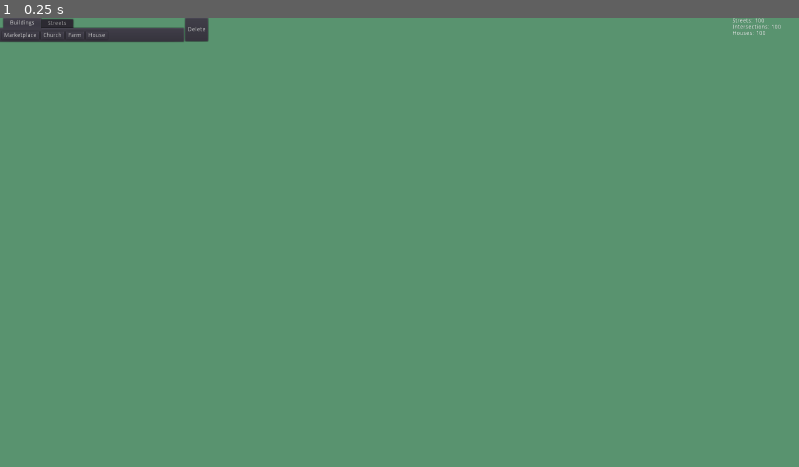
Above: before the commit, frame 1.
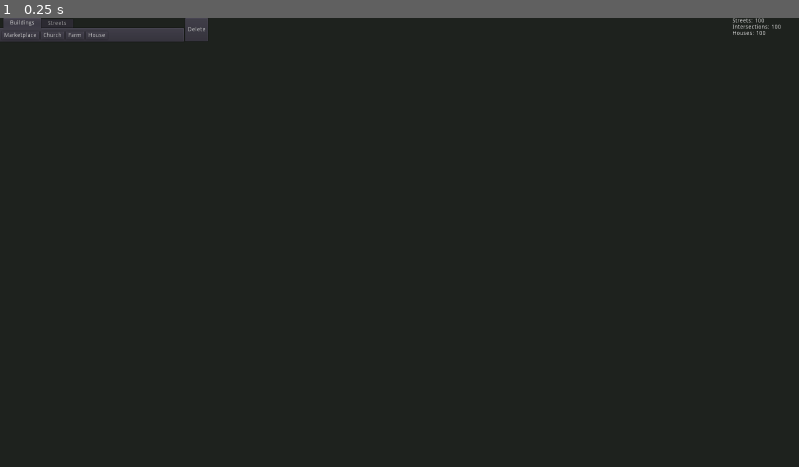
Above: after the commit, the same moment.

Repository: gilengel/chama
Game: Godot game, scene res://City.tscn
The game is run twice, just before and just after one commit, with the same random seed, the same clock (stepped at 60 frames per second) and the same inputs.
Inputs:
- Up to frame 1 (0.25 s): no input

The runs differ from the first frame. In frame 1, 99% of the frame differs, in the area x 0-100%, y 0-100%.

Commit message:
Add style handling via json file

Diff:
--- a/City.gd
+++ b/City.gd
@@ -10,13 +10,15 @@
 onready var _district_manager = get_node("DistrictManager")
 onready var _intersection_manager = get_node("IntersectionManager")
 onready var _building_manager = get_node("BuildingsManager")
+onready var _style_manager = get_node("StyleManager")
 
 onready var Building = get_node("Building")
 
 # ==============================================================================
 
 func _ready():
-	VisualServer.set_default_clear_color(Color(90.0 / 255, 148.0 / 255, 112.0 / 255 , 1.0))
+
+	VisualServer.set_default_clear_color(_style_manager.get_color(StyleManager.Colors.Background))
 
 	get_tree().connect("files_dropped", self, "_files_dropped")
 
--- a/City.tscn
+++ b/City.tscn
@@ -15,6 +15,7 @@
 [ext_resource path="res://GUI/MainPanel.tscn" type="PackedScene" id=13]
 [ext_resource path="res://States/CreateBuilding.gd" type="Script" id=14]
 [ext_resource path="res://States/Idle.gd" type="Script" id=15]
+[ext_resource path="res://StyleManager.gd" type="Script" id=16]
 
 [node name="City" type="Node2D"]
 script = ExtResource( 3 )
@@ -70,6 +71,9 @@
 [node name="StreetManager" type="Node" parent="."]
 script = ExtResource( 5 )
 
+[node name="StyleManager" type="Node" parent="."]
+script = ExtResource( 16 )
+
 [node name="DistrictManager" type="Node2D" parent="."]
 script = ExtResource( 1 )
 
--- a/District.gd
+++ b/District.gd
@@ -13,6 +13,8 @@
 
 var houses: Array = []
 
+onready var _style_manager = get_node("../../StyleManager")
+
 class BinaryTreeNode:
 	var parent : BinaryTreeNode = null
 	var left : BinaryTreeNode = null
@@ -25,7 +27,8 @@
 
 
 func _ready():
-	normal_color = Color(rng.randf(), rng.randf(), rng.randf(), 0.3)
+	if _style_manager:
+		normal_color = _style_manager.get_color(StyleManager.Colors.District)
 	._ready()
 
 func _save_neighbour_ids():
--- a/States/EndCreateStreet.gd
+++ b/States/EndCreateStreet.gd
@@ -5,6 +5,7 @@
 onready var _intersection_manager = get_node("../../IntersectionManager")
 onready var _street_manager = get_node("../../StreetManager")
 onready var _district_manager = get_node("../../DistrictManager")
+onready var _style_manager = get_node("../../StyleManager")
 
 # ==============================================================================
 
@@ -191,7 +192,7 @@
 
 	temp_street._update_geometry()
 
-	temp_street.visible = temp_street.length >= 80
+	#temp_street.visible = temp_street.length >= 80
 
 	var s = temp_street.end.global_position
 	var e = temp_street.start.global_position
@@ -205,15 +206,15 @@
 			var norms = temp_street.start.get_norm_of_adjacent_streets(temp_street)
 			var length = temp_street.length
 
-			temp_street.end.global_position = temp_street.start.global_position + norms[i].rotated(deg2rad(45.0 if angles[i] <= 0 else -45)) * length
+			temp_street.end.global_position = temp_street.start.global_position + norms[i].rotated(0.78539833793 if angles[i] <= 0 else -0.78539833793) * length
 
 
 
 	if temp_street.is_constructable():
-		temp_street.normal_color = Color(42.0 / 255, 42.0 / 255, 43.0 / 255)
+		temp_street.normal_color = _style_manager.get_color(StyleManager.Colors.Street)
 		_valid_street = true
 	else:
-		temp_street.normal_color = Color.red
+		temp_street.normal_color = _style_manager.get_color(StyleManager.Colors.Error)
 		_valid_street = false
 
 
@@ -258,8 +259,6 @@
 		temp_street.start.update()
 
 
-# Virtual function. Called by the state machine upon changing the active state. The `msg` parameter
-# is a dictionary with arbitrary data the state can use to initialize itself.
 func enter(_msg := {}) -> void:
 	assert(_msg.has("start_position"))
 
@@ -268,9 +267,4 @@
 	temp_street = _msg.street
 
 	_temp_end = temp_street.end
-	#temp_street = Line2D.new()
-	#temp_street.width = Street.WIDTH * 2
-	temp_street.color = Color(42.0 / 255, 42.0 / 255, 43.0 / 255)
 	add_child(temp_street)
-
-	#temp_street.points = [_msg.start_position, _msg.start_position]
--- a/Street.gd
+++ b/Street.gd
@@ -24,7 +24,7 @@
 var length : float = 0.0
 
 onready var _street_manager = get_node("../../StreetManager")
-
+onready var _style_manager = get_node("../../StyleManager")
 
 var _next = []
 var _previous = []
@@ -55,9 +55,9 @@
 
 func _ready():
 	rng.randomize()
-	normal_color = Color(rng.randf(), rng.randf(), rng.randf(), 0.0)#Color(42.0 / 255, 42.0 / 255, 43.0 / 255)
 	normal_color = Color(42.0 / 255, 42.0 / 255, 43.0 / 255)
-
+	if _style_manager:
+		normal_color = _style_manager.get_color(StyleManager.Colors.Street)
 	color = normal_color
 
 
@@ -328,7 +328,7 @@
 	var max_length = _violates_max_length()
 	var exceeds_min_angle = _exceeds_min_angle()
 
-	return not _violates_min_length() and not _violates_max_length() and _exceeds_min_angle()
+	return not min_length and not max_length and exceeds_min_angle
 
 func _violates_min_length():
 	return start.global_position.distance_to(end.global_position) < MIN_LENGTH
@@ -359,24 +359,24 @@
 #
 #	return false
 
-func _draw():
-	draw_polyline(polygon, Color.orange, 2)
-
-	var label = Label.new()
-	var font = label.get_font("")
+#func _draw():
+#	#draw_polyline(polygon, _style_manager.get_color(StyleManager.Colors.Outline), 2)
 #
-#	draw_colored_polygon([
-#		norm * length * 0.8,
-#		norm * (length * 0.8-20) + perp * 10,
-#		norm * (length * 0.8-20) - perp * 10,
-#	], Color.limegreen)
-#
-	var text = "%s -> %s %s %s %s" % [
-		get_id(),
-		"#" if not _previous[0] else _previous[0].get_id(),
-		"#" if not _previous[1] else _previous[1].get_id(),
-		"#" if not _next[0] else _next[0].get_id(),
-		"#" if not _next[1] else _next[1].get_id()
-	]
-	draw_string(font, norm * length * 0.5, text, Color(1, 1, 1))
-	label.free()
+#	var label = Label.new()
+#	var font = label.get_font("")
+##
+##	draw_colored_polygon([
+##		norm * length * 0.8,
+##		norm * (length * 0.8-20) + perp * 10,
+##		norm * (length * 0.8-20) - perp * 10,
+##	], Color.limegreen)
+##
+#	var text = "%s -> %s %s %s %s" % [
+#		get_id(),
+#		"#" if not _previous[0] else _previous[0].get_id(),
+#		"#" if not _previous[1] else _previous[1].get_id(),
+#		"#" if not _next[0] else _next[0].get_id(),
+#		"#" if not _next[1] else _next[1].get_id()
+#	]
+#	draw_string(font, norm * length * 0.5, text, Color(1, 1, 1))
+#	label.free()
--- /dev/null
+++ b/StyleManager.gd
@@ -0,0 +1,30 @@
+class_name StyleManager
+extends Node
+
+const FILE_NAME = "res://style.json"
+
+enum Colors {
+	Street,
+	Outline,
+	Background,
+	Debug,
+	District,
+	Error
+}
+
+var _colors : Dictionary = {}
+
+func _ready():
+	var style = File.new()
+	assert(style.file_exists(FILE_NAME))
+
+	style.open(FILE_NAME, File.READ)
+
+	while style.get_position() < style.get_len():
+		var node_data = parse_json(style.get_line())
+
+		for i in node_data.keys():
+			_colors[i] = Color(node_data[i])
+
+func get_color(type: int) -> Color:
+	return _colors[Colors.keys()[type].to_lower()]
--- a/project.godot
+++ b/project.godot
@@ -98,6 +98,11 @@
 "class": "StreetManager",
 "language": "GDScript",
 "path": "res://Managers/StreetManager.gd"
+}, {
+"base": "Node",
+"class": "StyleManager",
+"language": "GDScript",
+"path": "res://StyleManager.gd"
 } ]
 _global_script_class_icons={
 "Buildable": "",
@@ -117,7 +122,8 @@
 "State": "",
 "StateMachine": "",
 "Street": "",
-"StreetManager": ""
+"StreetManager": "",
+"StyleManager": ""
 }
 
 [application]
--- /dev/null
+++ b/style.json
@@ -0,0 +1 @@
+{ "street": "#2A2A2B", "outline": "#686DE0", "background": "#1F231F", "debug": "#B22F18", "district": "#0D1609", "error": "#B22F18" }
Not shown: 1 places in City.tscn that only renumber resources
